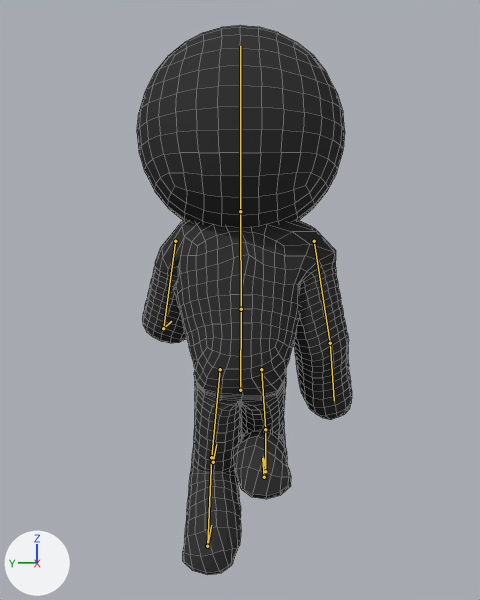
The Blender file Assets/Textures/Player/Ninja.blend: old version first, new version second.
One viewpoint serves both versions: a 50 mm lens placed at (-5.52, -0.05, 0.01), pointed at (-0.48, 0.01, -0.02). The axes (+X, +Y, +Z) are drawn at lower left. The lights are the same throughout. Both versions are drawn at frame 131 of the action 'ArmatureAction'; the numbers are the values there. The bones that bend it are drawn over the model as lines. Mesh edges are drawn as thin lines.

In view in the first picture: 'Roundcube.002'.
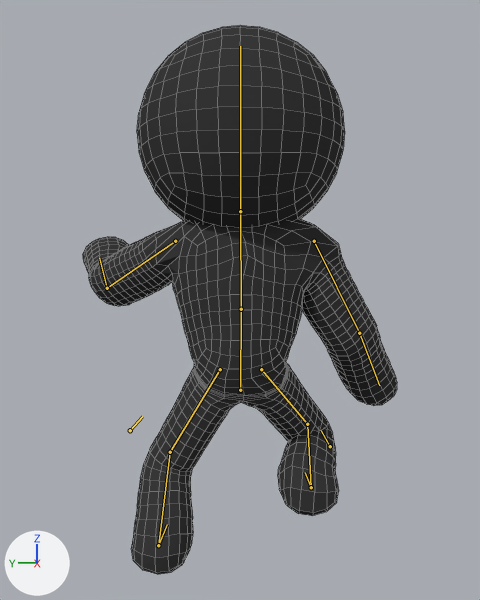
The edits, one by one:
Bone 'UpperArm.R' (bone_upperarm_r) turns from (-73, -8, 24) to (-57, -15, 23) degrees about its own x, y and z.
Bone 'UpperArm.L' (bone_upperarm_l) turns from (62, -34, 17) to (20, -47, 18) degrees about its own x, y and z.
Bone 'Foot.R' (bone_foot_r) moves from (-1.261, 0.801, -0.453) to (-1.187, 0.807, -0.79).
Bone 'Knee.R' (bone_knee_r) moves from (-0.613, -1.195, 0.062) to (-1.184, -1.195, 0.327).
Bone 'Foot.L' (bone_foot_l) moves from (-0.572, 0.83, 0.741) to (-0.531, 0.83, 1.09).
Bone 'Knee.L' (bone_knee_l) moves from (0.668, -1.195, 0.19) to (1.392, -1.195, 0.462).

Changed parts and their boxes [x1, y1, x2, y2] in the pictures (480 x 600 px):
'Roundcube.002', posed (46% wider): before [137, 25, 352, 575]; after [83, 25, 397, 574]
bone 'UpperArm.R', root to tip: before (314, 241) to (330, 343); after (314, 241) to (359, 333)
bone 'UpperArm.L', root to tip: before (175, 241) to (163, 328); after (175, 241) to (107, 288)
bone 'Foot.R', root to tip: before (265, 471) to (263, 457); after (311, 487) to (305, 472)
bone 'Knee.R', root to tip: before (264, 477) to (262, 458); after (330, 446) to (321, 430)
bone 'Foot.L', root to tip: before (207, 546) to (211, 525); after (158, 545) to (167, 524)
bone 'Knee.L', root to tip: before (213, 462) to (216, 444); after (130, 430) to (142, 416)
